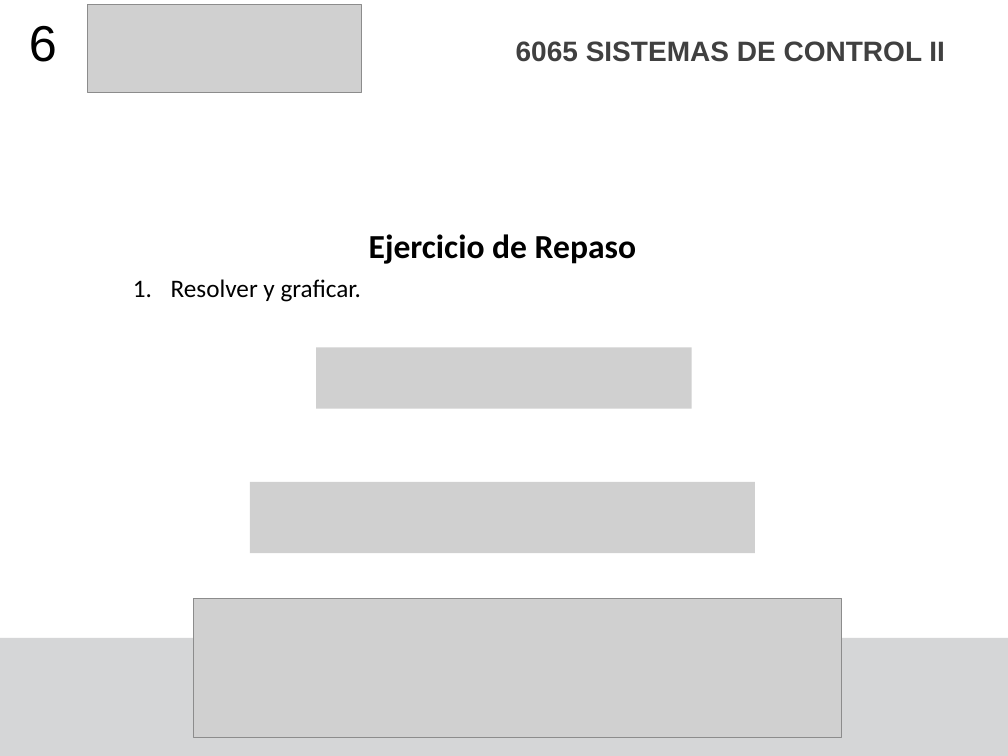
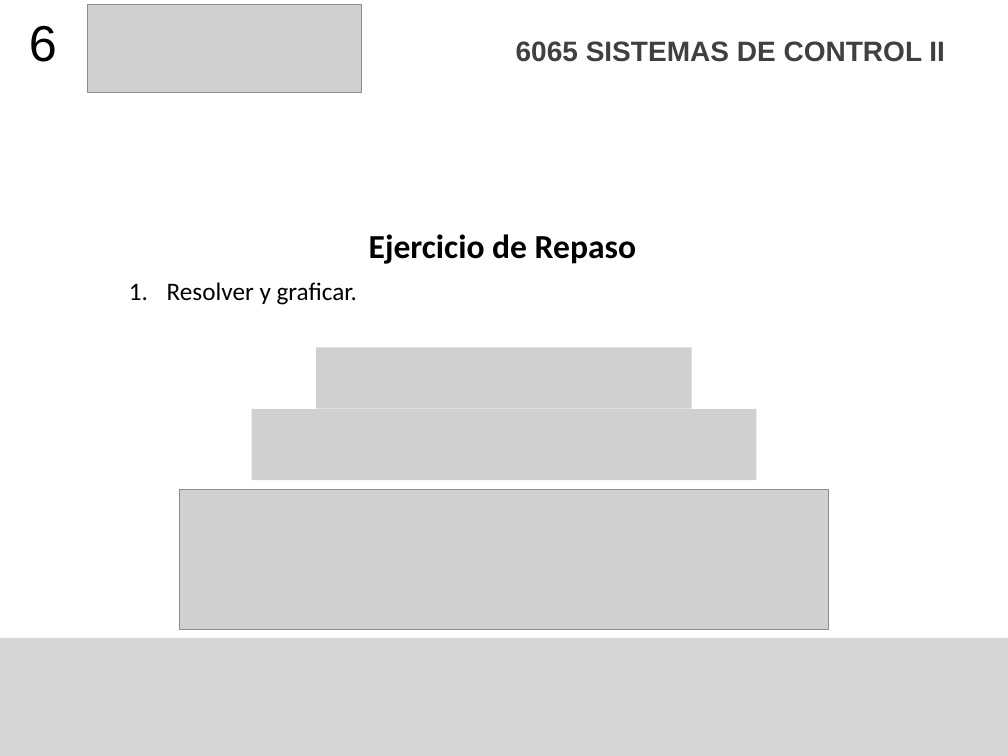
Before and after one commit to F4bian1012/Sistemas-de-Control-II---Ingenier-a-Mecatr-nica, a slide deck: slide 6 of Sesión_3/Representacion Sistemas Transformada Z.pptx. Drawn at 1008x756 pixels with LibreOffice and Linux fonts; fonts in the diff are those of the drawing; grey boxes stand for pictures. Boxes give left, top, right and bottom in pixels: in the first picture for what was removed or moved away, otherwise in the second. Text is boxed around its words. In the diff, an @@ line names an element or a change of style, - is before the commit and + after.

```diff
--- a/Sesión_3/Representacion Sistemas Transformada Z.pptx
+++ b/Sesión_3/Representacion Sistemas Transformada Z.pptx
@@ text "Resolver y graficar.": place and size @@
-text "Resolver y graficar." at [171,279,361,302]
+text "Resolver y graficar." at [167,282,357,305]
@@ picture added at [252,409,757,481] @@
@@ picture: place and size @@
-picture at [194,598,842,738]
+picture at [179,490,828,630]
@@ picture removed at [250,482,755,553] @@
```
Also in this commit, not shown: 7 other slides changed, 1 slide added, 1 slide removed, 3 other files.
